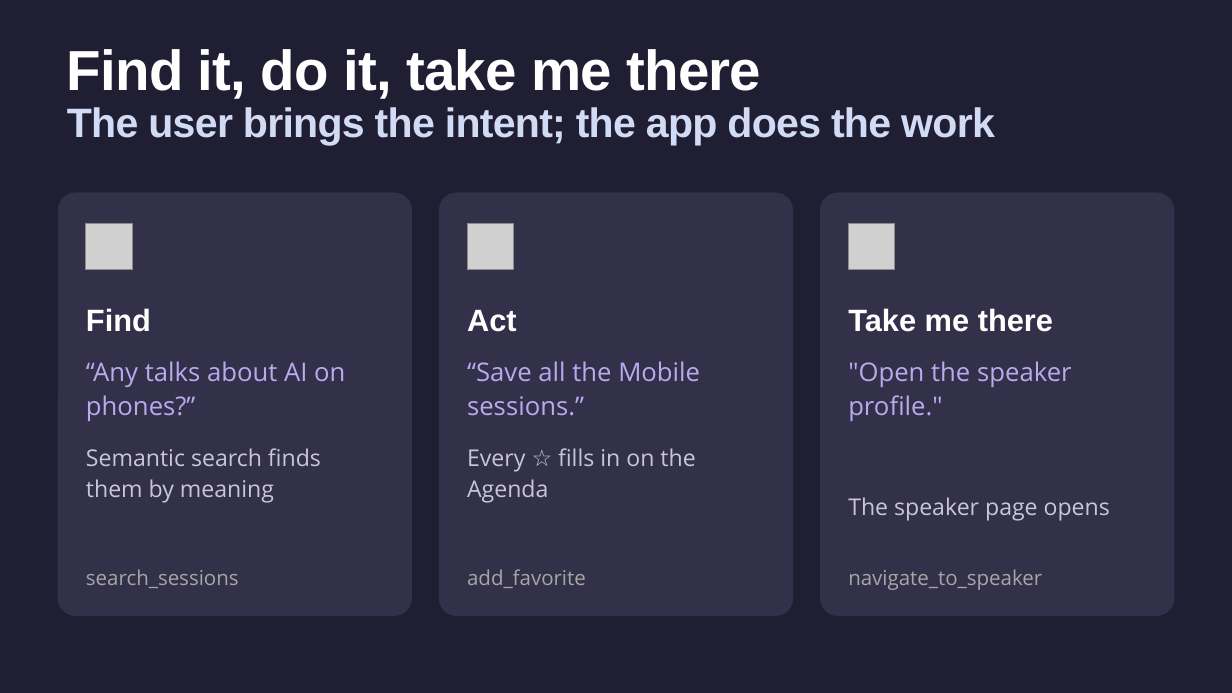
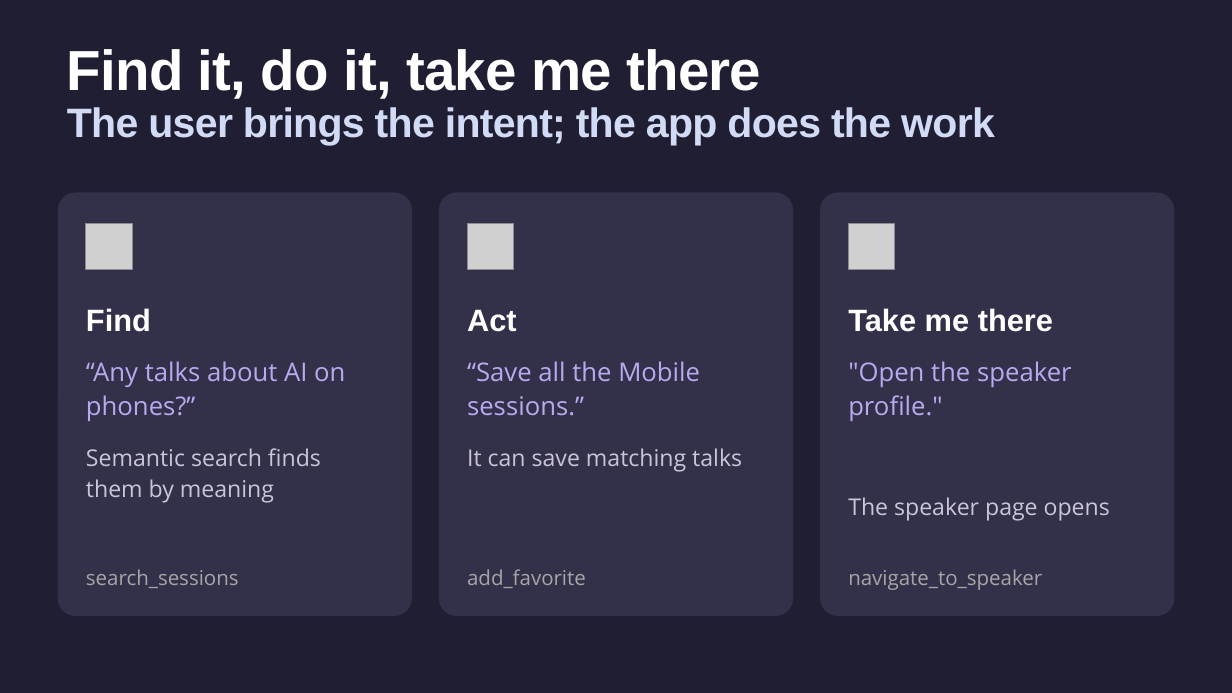
Before and after one commit to mattleibow/dotnetconf2026, a slide deck: slide 14 of slides.pptx. Drawn at 1232x693 pixels with LibreOffice and Linux fonts; fonts in the diff are those of the drawing; grey boxes stand for pictures. Boxes give left, top, right and bottom in pixels: in the first picture for what was removed or moved away, otherwise in the second. Text is boxed around its words. In the diff, an @@ line names an element or a change of style, - is before the commit and + after.

```diff
--- a/slides.pptx
+++ b/slides.pptx
@@ text at box(467, 448, 742, 472): text changed @@
-Every ☆ fills in on the Agenda
+It can save matching talks
```
